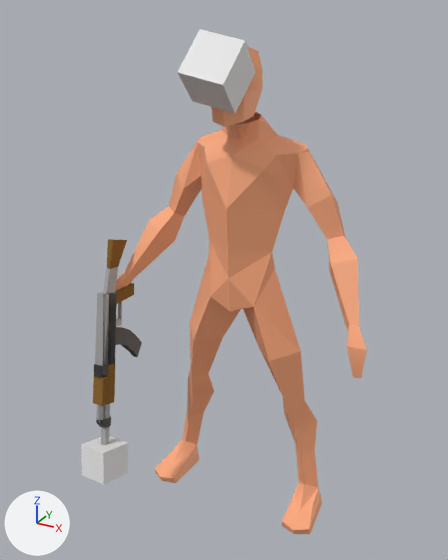
Two versions of the FBX model Assets/_Project/models/bott.fbx, one commit apart.
The view is the same before and after, from a 50 mm camera at (3.08, -6.35, 6.06) aimed at (-0.14, -0.5, 3.14). Lighting does not change. The marker at lower left points along +X, +Y and +Z. The picture after the commit comes second. Where no turn or scale is listed for an object, it has been applied to the vertices. Vertices at exactly the same position are counted once.

Script lines for the objects in view, before the commit:
```python
ob_body = bpy.data.objects.new('body', me_base_low_poly_man_0)
ob_body.location = (0.0, 0.0, 0.0)
ob_body_001 = bpy.data.objects.new('body.001', me_base_low_poly_man_0_001)
ob_body_001.location = (-0.08, -0.38, 5.26)
ob_camera_position = bpy.data.objects.new('camera_position', me_立方体_002)
ob_camera_position.location = (-0.08, -0.74, 5.48)
ob_gun = bpy.data.objects.new('gun', me_gun)
ob_gun.location = (-1.43, -1.11, 2.17)
ob_gun.rotation_euler = (0.479, 1.239, -1.2)  # degrees (27, 71, -69)
ob_gun.scale = (0.184, 0.184, 0.184)
ob_muzzle_position = bpy.data.objects.new('muzzle_position', me_立方体)
ob_muzzle_position.location = (-1.27, -1.57, 0.85)
ob_muzzle_position.rotation_euler = (1.34, -0.148, -0.133)  # degrees (77, -8.5, -7.6)
```
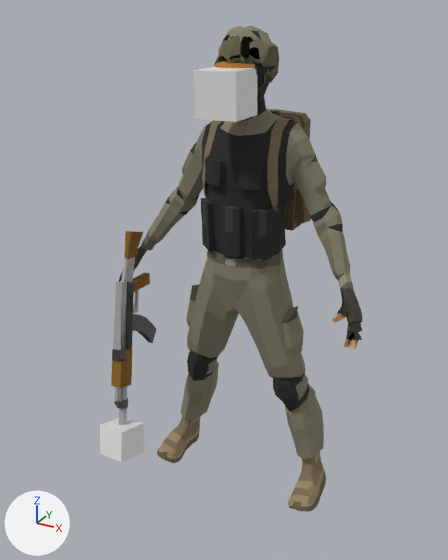
Where the newer file only moved an object's origin or applied its transform, the numbers keep the older frame.

What differs and where, as boxes [x1, y1, x2, y2] in the pictures (448 x 560 px):
'Cube.011', added: after [119, 26, 362, 512]
'body', deleted: before [115, 112, 367, 534]
'gun', moved, rescaled (6% narrower): before [93, 239, 142, 445]; after [111, 231, 157, 425]
'camera_position', reshaped (18% narrower, 35% shorter): before [177, 29, 255, 114]; after [193, 67, 257, 122]
'muzzle_position', moved, rescaled (6% narrower, 10% shorter): before [81, 436, 128, 485]; after [100, 418, 144, 462]
'body.001', deleted (beige): before [211, 46, 263, 127]

The change in detail:
Picture 'bott_tex.png' (img_bott_tex_png) is new.
Material 'bott_body' (mat_bott_body) is new.
Its texture is img_bott_tex_png (with its transparency).
Its metallic is 0.4.
Its roughness is 1.0.
me_立方体_002 is used by ob_camera_position; location (-0.08, -0.74, 5.48).
me_立方体_002 had 8 vertices, 6 faces and spanned x -0.311..0.311, y -0.358..0.358, z -0.391..0.391.
me_立方体_002 now has 8 vertices, 6 faces and spans x -0.167..0.309, y -0.186..0.282, z -0.44..0.037.
me_立方体_002 part 1: the whole mesh is multiplied about its middle by the matrix ((0.913, 0.011, -0.186), (-0.13, 0.704, -0.596), (0.134, 0.61, 0.692)), then moved by (0.071, 0.048, -0.201).
Mesh me_cube_011 is new.
It has 1711 vertices, 3568 faces and spans x -1.58..1.56, y -0.79..0.79, z 0.32..6.02.
It uses material mat_bott_body (picture img_bott_tex_png).
Object 'gun' (ob_gun) moves from (-1.43, -1.11, 2.17) to (-1.23, -1.01, 2.38).
Object 'gun' (ob_gun) is rescaled from (0.184, 0.184, 0.184) to (0.171, 0.171, 0.171).
Object 'body.001' (ob_body_001) is deleted.
Object 'muzzle_position' (ob_muzzle_position) moves from (-1.27, -1.57, 0.85) to (-1.07, -1.44, 1.15).
Object 'muzzle_position' (ob_muzzle_position) is rescaled from (1.0, 1.0, 1.0) to (0.932, 0.932, 0.932).
Object 'body' (ob_body) is deleted.
Object 'Cube.011' (ob_cube_011) is new; it shows me_cube_011.
Its location is (0.0, 0.0, -0.12).
